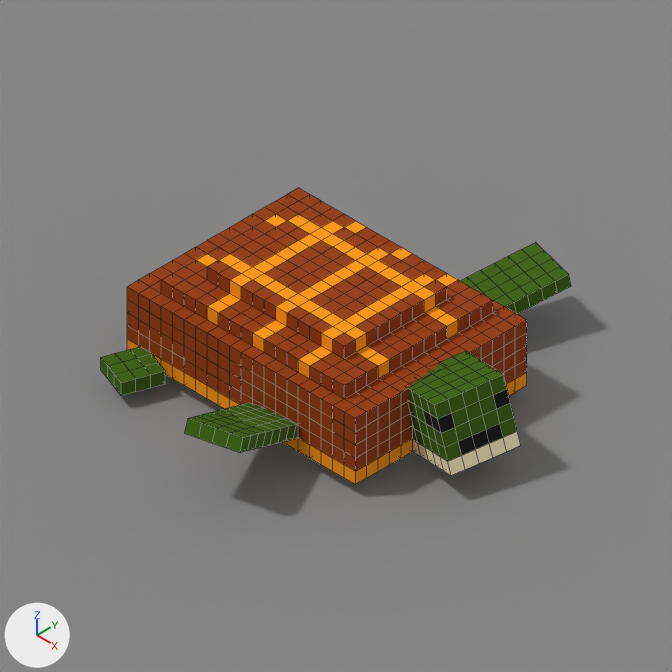
What one commit did to the Blender file 02 Animals/26-018 · Green Sea Turtle/blender/26-018 · Green Sea Turtle.blend.
Both versions are drawn from the file's camera 'CAM · ILL 1x1'. Arrows for +X, +Y and +Z are at lower left; the lights stay in place. The older version comes first. Mesh edges are drawn as thin lines.

Objects in the first picture: 'VF · body', 'VF · flipper_hl', 'VF · flipper_l', 'VF · flipper_r', 'VF · ground', 'VF · head'.
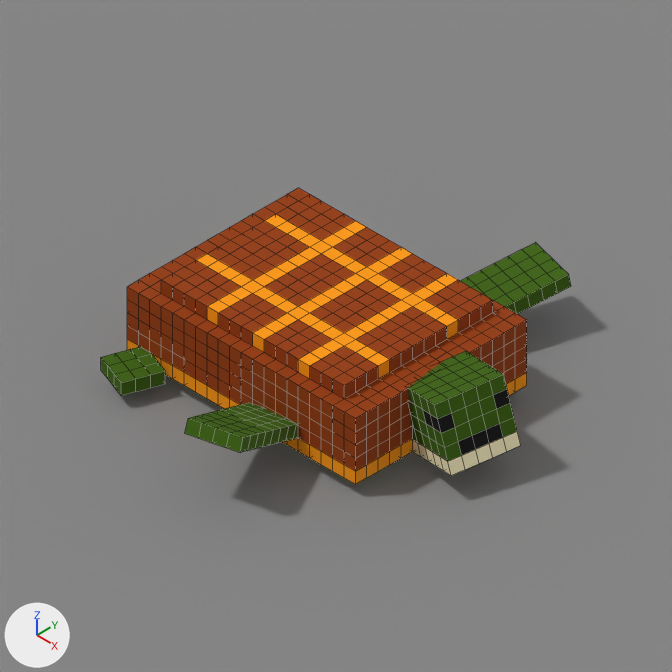
The change in detail:
me_vf___body is used by ob_vf___body; location (0.0, 0.0, 0.0).
me_vf___body had 1120 vertices, 1118 faces and spanned x -0.1..2.0, y -0.7..0.8, z 0.0..0.8.
me_vf___body now has 1078 vertices, 1076 faces and spans x -0.1..2.0, y -0.7..0.8, z 0.0..0.7.
Part 1, on me_vf___body:
58 vertices are removed from x 0.4..1.6, y -0.4..0.5, z 0.8.
92 faces are deleted.
24 vertices in x 0.6..1.4, y -0.4..-0.1, z 0.8 move by (0.0, 0.1, -0.1).
24 vertices in x 0.6..1.4, y 0.2..0.5, z 0.8 move by (0.0, -0.1, -0.1).
12 vertices in x 0.4..0.6, y -0.2..0.3, z 0.8 move by (0.1, 0.0, -0.1).
12 vertices in x 1.4..1.6, y -0.2..0.3, z 0.8 move by (-0.1, 0.0, -0.1).
16 new vertices lie (0.1, 0.0, 0.0) away from vertices in x 0.4..1.4, y -0.4..0.5, z 0.7..0.8.
29 new faces join them, mat_vf___shell___amber_800 (brown #973c00).
21 new faces join them, mat_vf___seam___amber_500 (orange #fe9a00).
me_vf___body part 2: 7 faces spanning x 0.8..1.4, y -0.2..0.3, z 0.7 switch from mat_vf___seam___amber_500 (orange #fe9a00) to mat_vf___shell___amber_800 (brown #973c00).
me_vf___body part 3: 14 faces spanning x 0.6..1.5, y -0.3..0.4, z 0.7 switch from mat_vf___shell___amber_800 (brown #973c00) to mat_vf___seam___amber_500 (orange #fe9a00).

Location of each change, (x1, y1, x2, y2) in pixels of the pictures (672 x 672 px):
part 1 of me_vf___body, cut back: before (207, 208, 447, 359); after (208, 221, 447, 359)
part 2 of me_vf___body, recoloured: before (264, 241, 390, 313); after (276, 260, 378, 319)
part 3 of me_vf___body, recoloured: before (241, 227, 412, 326); after (253, 247, 401, 333)
